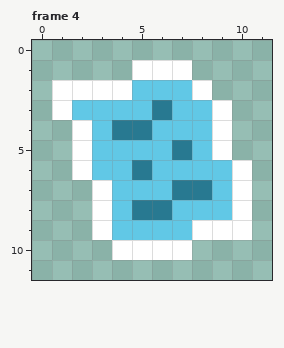
A pixel-art file gets an edit: Assets/Resources/Sprites/Collectible/ModeTome_Page_Blue.aseprite. This is how it looked before the edit.
12x12 pixels, 4 frames. Shown: frame 4. The commit also changed other frames, which this record leaves out.
New version:
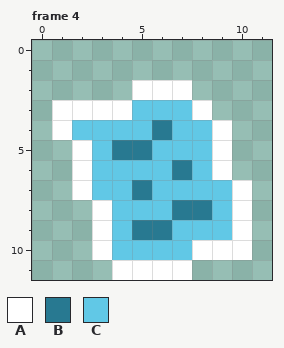
Palette (. is transparent): A #ffffff  B #287991  C #61c8e6
What changed:
--- frame 4
@@ x 0..11 @@
  0 ............
- 1 .....AAA....
- 2 .AAAACCCA...
- 3 .ACCCCBCCA..
- 4 ..ACBBCCCA..
- 5 ..ACCCCBCA..
- 6 ..ACCBCCCCA.
- 7 ...ACCCBBCA.
- 8 ...ACBBCCCA.
- 9 ...ACCCCAAA.
-10 ....AAAA....
-11 ............
+ 1 ............
+ 2 .....AAA....
+ 3 .AAAACCCA...
+ 4 .ACCCCBCCA..
+ 5 ..ACBBCCCA..
+ 6 ..ACCCCBCA..
+ 7 ..ACCBCCCCA.
+ 8 ...ACCCBBCA.
+ 9 ...ACBBCCCA.
+10 ...ACCCCAAA.
+11 ....AAAA....
Boxes around the changes in both pictures, in picture pixels (x1, y1, x2, y2):
changed: (52, 60, 252, 280)
